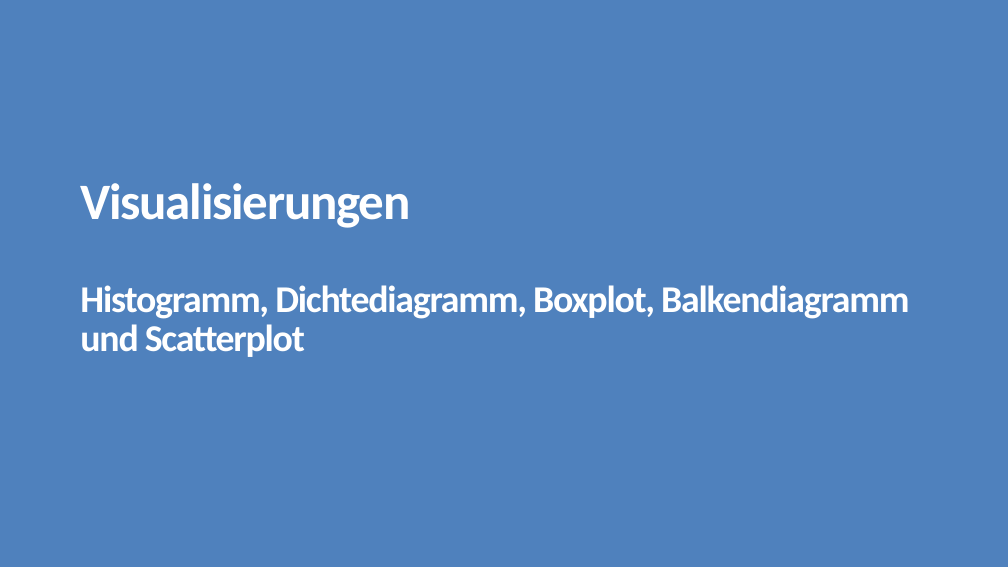
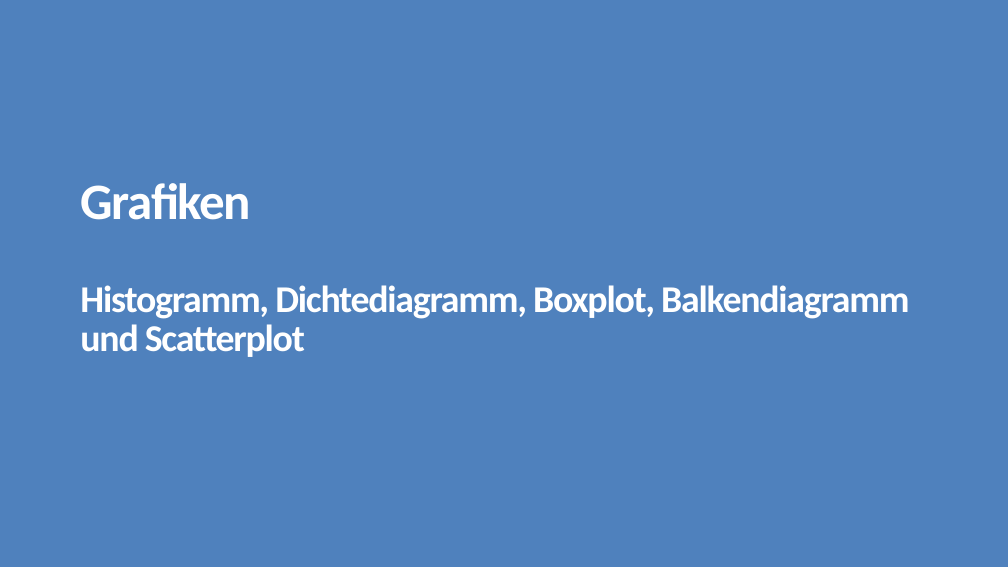
Before and after one commit to FlorianKeppeler/RKurs, a slide deck: slide 31 of Präsentationen/Einführung in R.pptx. Drawn at 1008x567 pixels with LibreOffice and Linux fonts; fonts in the diff are those of the drawing. Boxes give left, top, right and bottom in pixels: in the first picture for what was removed or moved away, otherwise in the second. Text is boxed around its words. In the diff, an @@ line names an element or a change of style, - is before the commit and + after.

```diff
--- a/Präsentationen/Einführung in R.pptx
+++ b/Präsentationen/Einführung in R.pptx
@@ title at (80, 183, 909, 357): text changed @@
-Visualisierungen
-Histogramm, Dichtediagramm, Boxplot, Balkendiagramm und Scatterplot
+Grafiken
+Histogramm, Dichtediagramm, Boxplot, Balkendiagramm und Scatterplot
```
Also in this commit, not shown: 3 other slides changed, 8 slides added, 8 slides removed, 10 other files.
